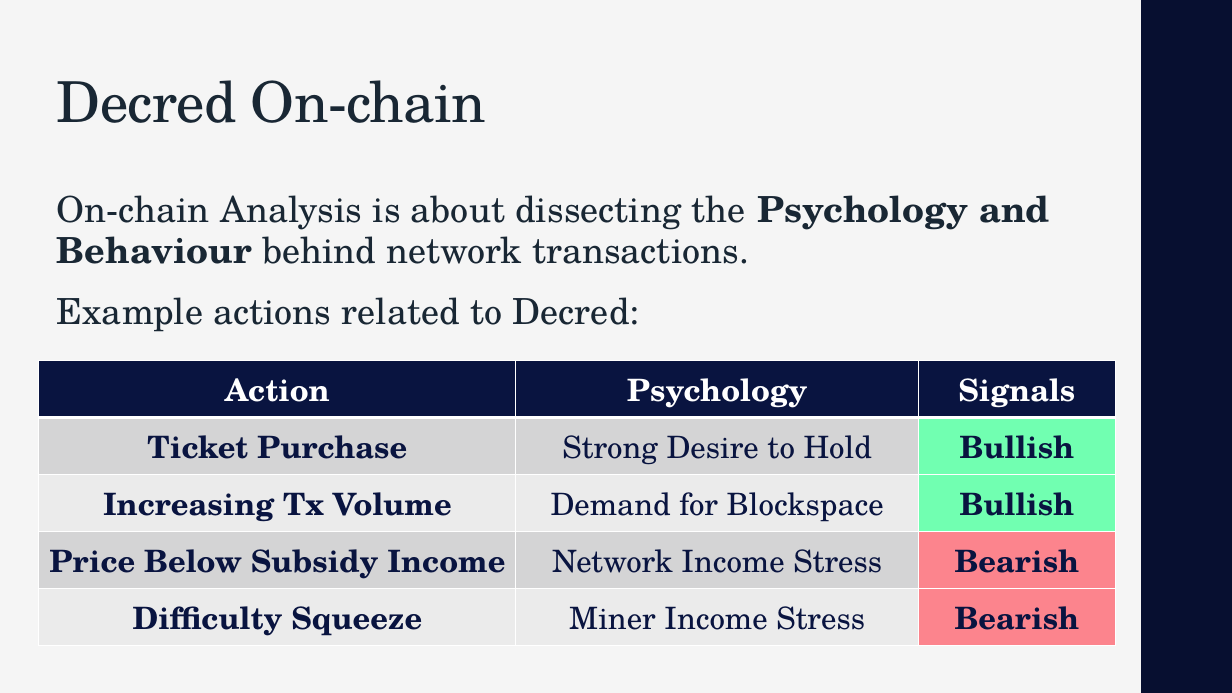
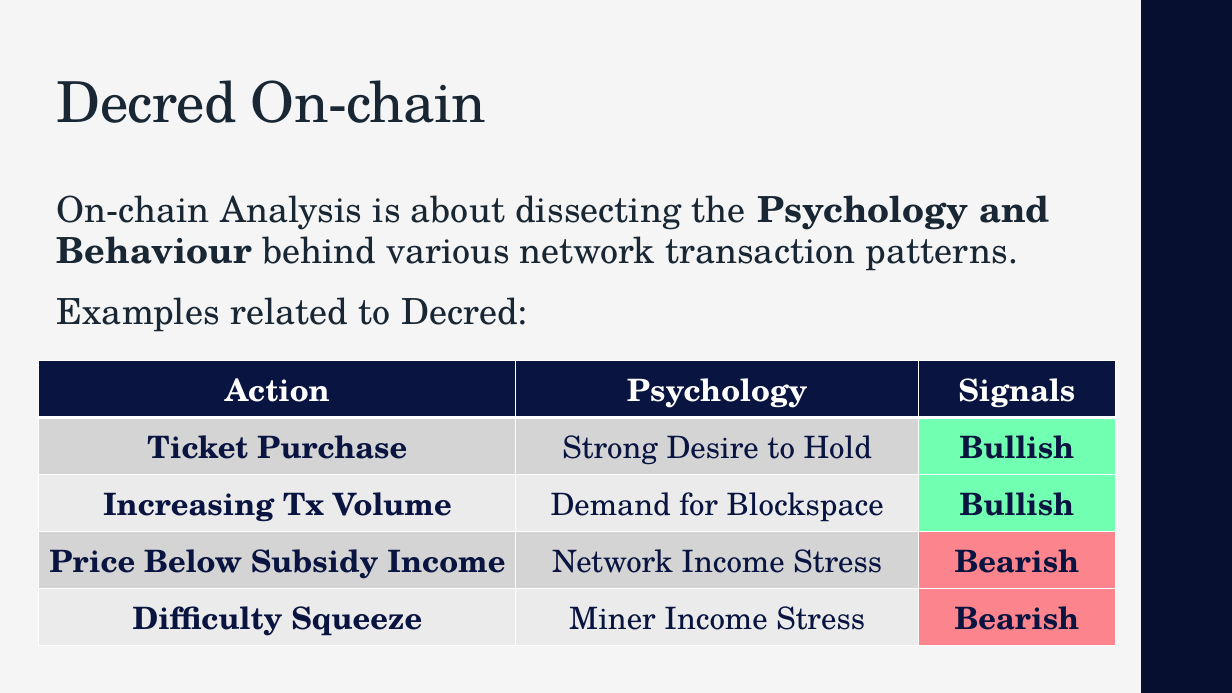
Before and after one commit to cryptobuks1/checkonchain, a slide deck: slide 3 of research_articles/masterclasses/consensus_distributed/consensus_distributed.pptx. Drawn at 1232x693 pixels with LibreOffice and Linux fonts; fonts in the diff are those of the drawing; background and template pictures are left out. Boxes give left, top, right and bottom in pixels: in the first picture for what was removed or moved away, otherwise in the second. Text is boxed around its words. In the diff, an @@ line names an element or a change of style, - is before the commit and + after.

```diff
--- a/research_articles/masterclasses/consensus_distributed/consensus_distributed.pptx
+++ b/research_articles/masterclasses/consensus_distributed/consensus_distributed.pptx
@@ text at bbox=[57, 195, 1050, 332]: text changed @@
-On-chain Analysis is about dissecting the Psychology and Behaviour behind network transactions.
-Example actions related to Decred:
+On-chain Analysis is about dissecting the Psychology and Behaviour behind various network transaction patterns.
+Examples related to Decred:
```
Also in this commit, not shown: 5 other slides changed, 1 other file.
